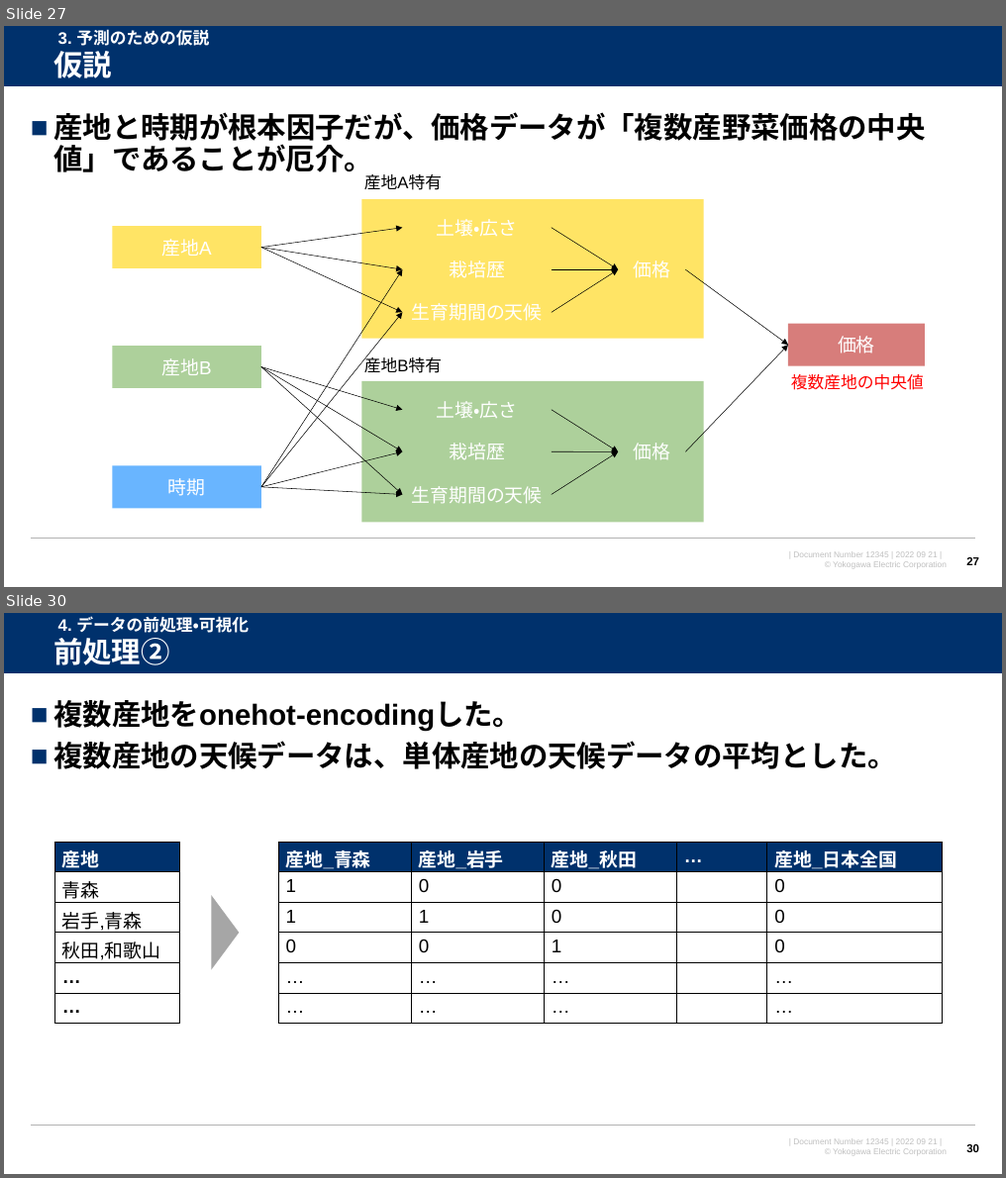
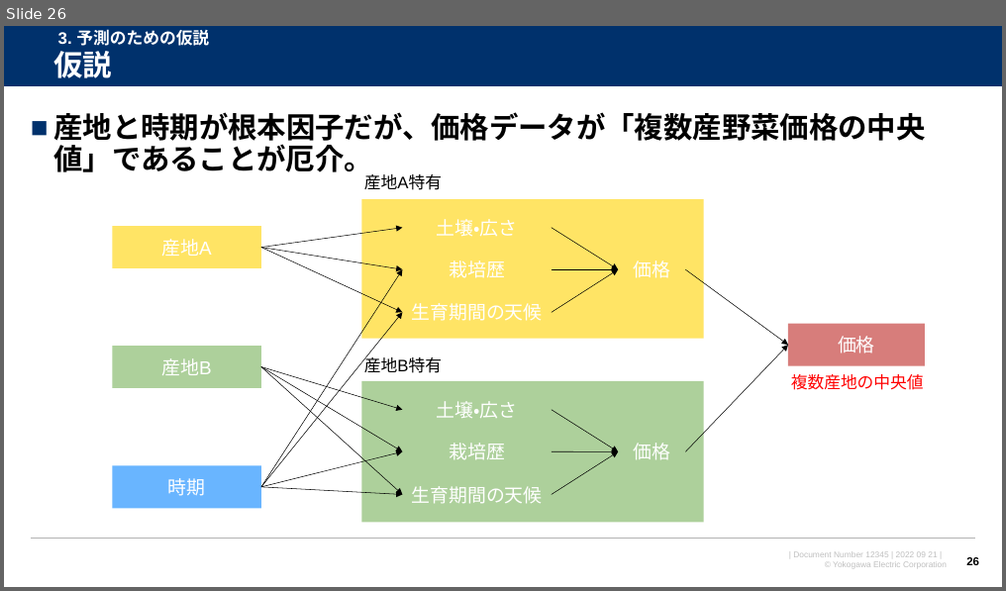
Before and after one commit to watarukumagai-git/opt, a slide deck: MMW/20230126_MMW_kumagai_rev.0.pptx. Shown one above the other, each under a label of ours: slides 27 and 30 before the commit, slide 26 after it; the slides between them are not shown. The pictures are 1006x1178 and 1006x591 pixels, drawn with LibreOffice and Linux fonts; fonts in the diff are those of the drawing; background and template pictures are left out. Boxes give left, top, right and bottom in pixels: in the first picture for what was removed or moved away, otherwise in the second. Text is boxed around its words. In the diff, an @@ line names an element or a change of style, - is before the commit and + after.

```diff
--- a/MMW/20230126_MMW_kumagai_rev.0.pptx
+++ b/MMW/20230126_MMW_kumagai_rev.0.pptx
@@ slide 30 removed at <box>4,613,1002,1174</box>, background #FFFFFF; not listed: 4 template elements that a slide beside it also shows @@
@@ title removed at <box>54,638,169,665</box> @@
-前処理②
@@ text removed at <box>58,616,249,633</box> @@
-4. データの前処理・可視化
@@ text removed at <box>54,700,896,769</box> @@
-■ 複数産地をonehot-encodingした。
-■ 複数産地の天候データは、単体産地の天候データの平均とした。
@@ table removed at <box>54,842,180,1024</box>, 6 rows, 1 columns @@
-産地
-青森
-岩手,青森
-秋田,和歌山
-…
-…
@@ table removed at <box>279,842,943,1024</box>, 6 rows, 5 columns @@
-産地_青森 | 産地_岩手 | 産地_秋田 | … | 産地_日本全国
-1 | 0 | 0 |  | 0
-1 | 1 | 0 |  | 0
-0 | 0 | 1 |  | 0
-… | … | … |  | …
-… | … | … |  | …
@@ triangle removed at <box>212,895,240,970</box> @@
@@ page number removed at <box>966,1145,979,1153</box> @@
-30
@@ what was slide 27 is now slide 26 @@
@@ page number at <box>966,558,979,566</box>: text changed @@
-27
+26
```
Also in this commit, not shown: 11 slides changed, 6 slides added, 12 other slides removed.
